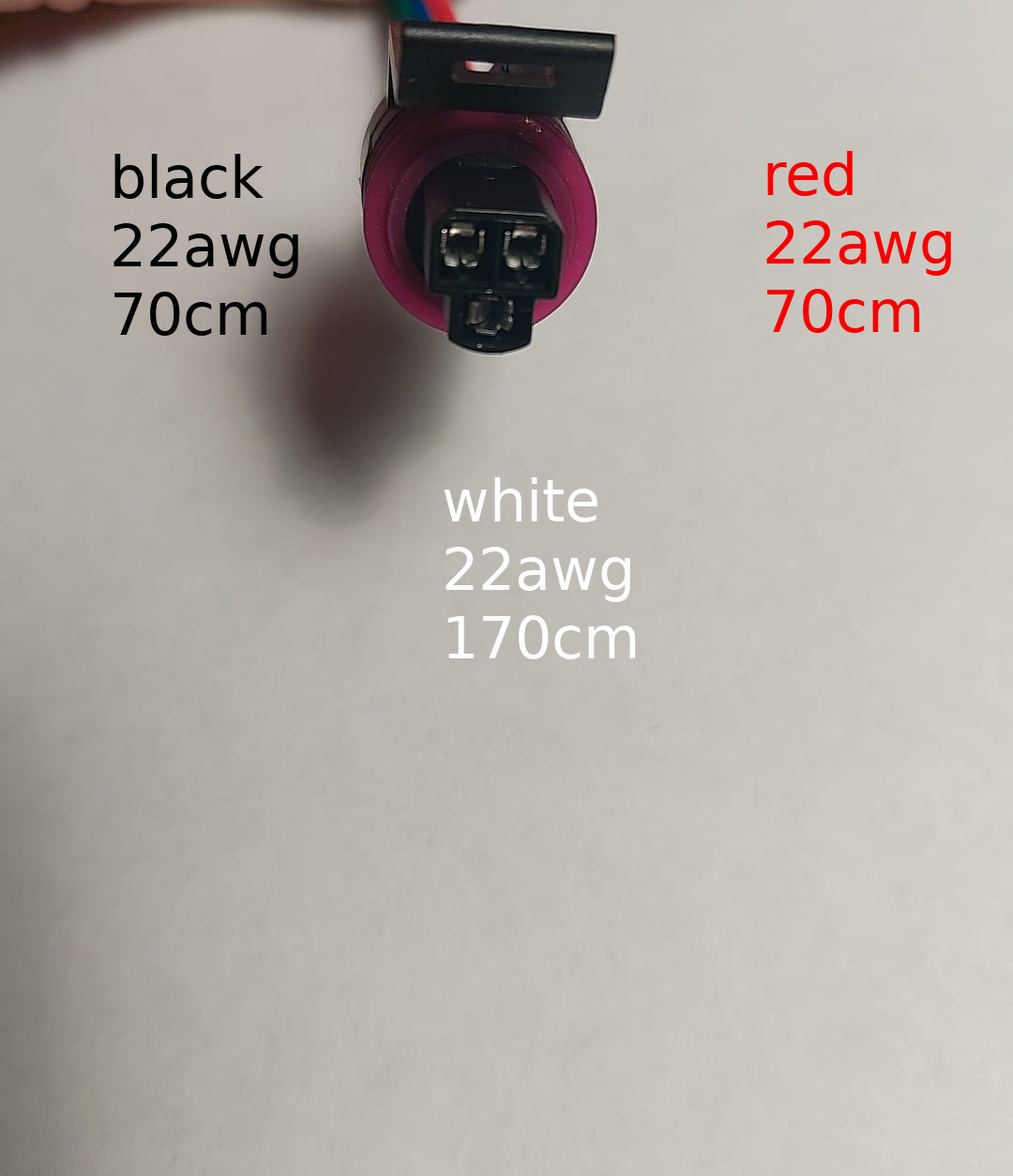
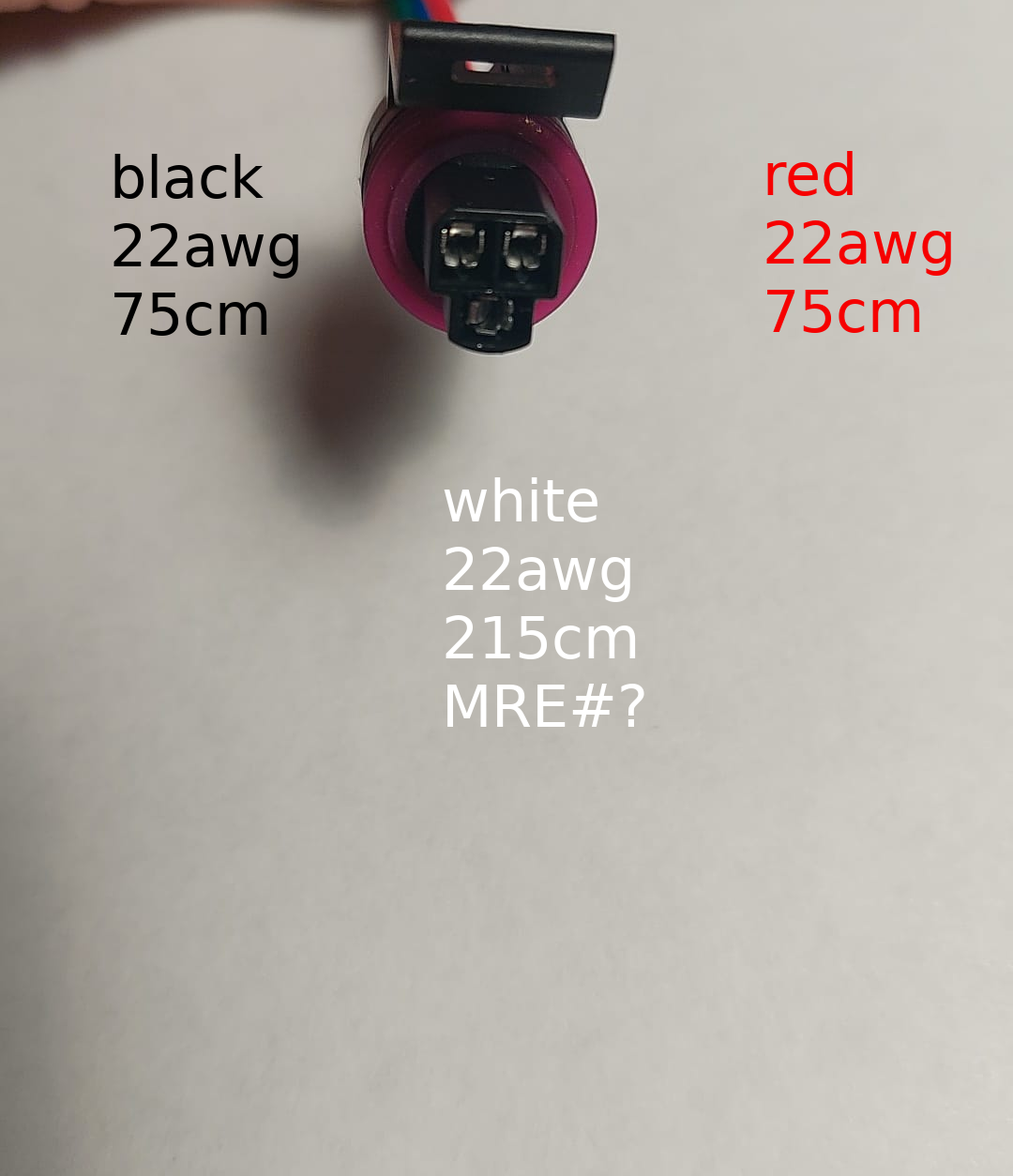
Revision of a layered w=1013, h=1176 image; what changed, layer by layer:
painted on "black ..." over (x1=150, y1=291, x2=181, y2=336)
painted on "red ..." over (x1=802, y1=288, x2=833, y2=333)
painted on "white ..." over (x1=445, y1=615, x2=645, y2=727)
